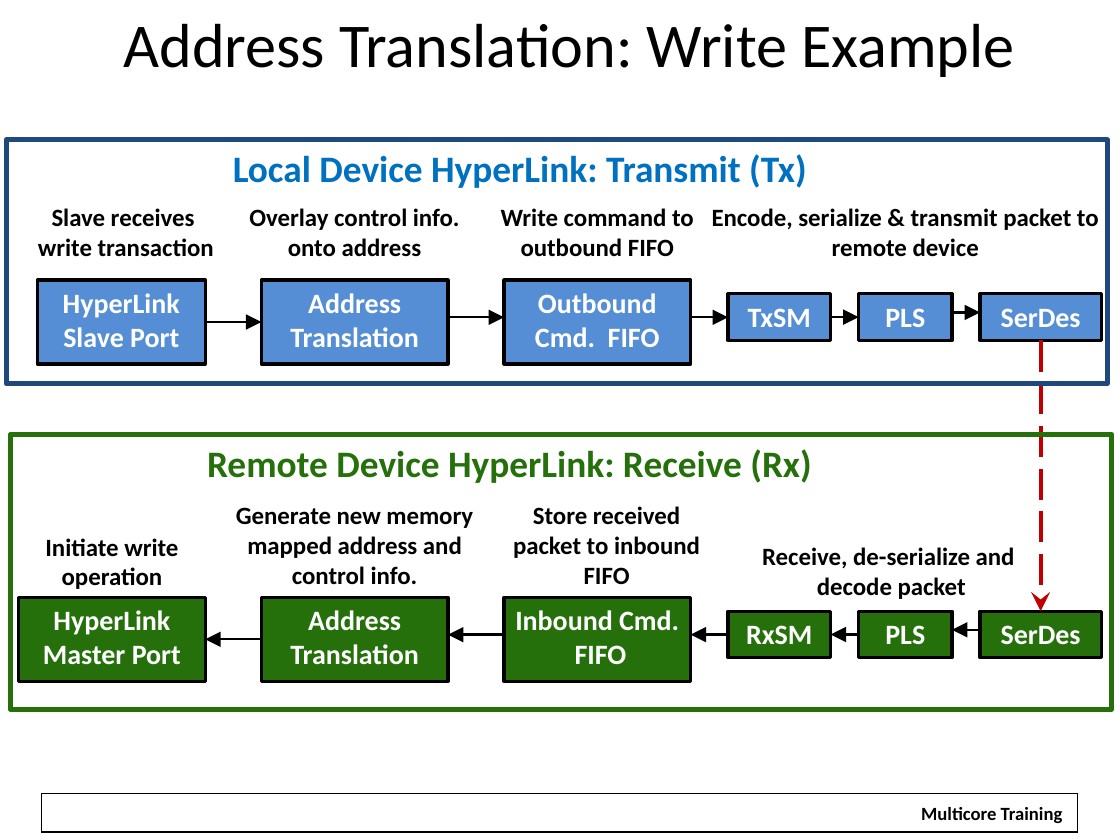
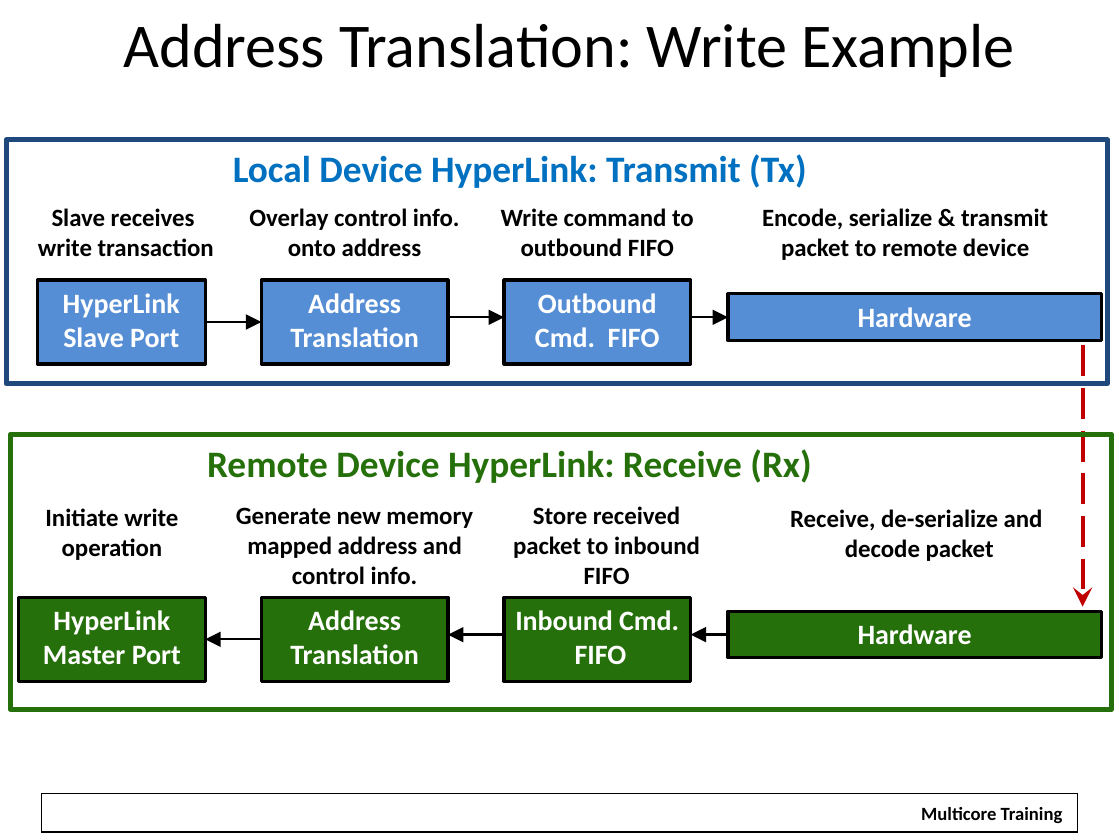
Before and after one commit to hari1989/keystone-workshop, a slide deck: slide 14 of slides/Intro to Hyperlink.pptx (slide 15 before the commit). Drawn at 1120x840 pixels with LibreOffice and Linux fonts; fonts in the diff are those of the drawing; background and template pictures are left out. Boxes give left, top, right and bottom in pixels: in the first picture for what was removed or moved away, otherwise in the second. Text is boxed around its words. In the diff, an @@ line names an element or a change of style, - is before the commit and + after.

```diff
--- a/slides/Intro to Hyperlink.pptx
+++ b/slides/Intro to Hyperlink.pptx
@@ text "Encode, serialize & transmit packet ..." rewrapped from bbox=[712, 208, 1099, 257] to bbox=[762, 208, 1048, 260] @@
@@ rectangle "Hardware": place and size @@
-rectangle "Hardware" at bbox=[980, 293, 1101, 340]
+rectangle "Hardware" at bbox=[728, 293, 1101, 340]
@@ rectangle removed at bbox=[728, 293, 831, 340] @@
-TxSM
@@ rectangle removed at bbox=[859, 293, 952, 340] @@
-PLS
@@ arrow removed from (831, 317) to (859, 317) @@
@@ text in rectangle at bbox=[858, 307, 972, 327]: text changed @@
-SerDes
+Hardware
@@ arrow removed from (952, 312) to (980, 312) @@
@@ arrow moved from (1040, 340) - (1040, 612) to (1083, 345) - (1083, 607) @@
@@ text "Initiate write operation": place and size @@
-text "Initiate write operation" at bbox=[45, 538, 178, 589]
+text "Initiate write operation" at bbox=[45, 508, 178, 560]
@@ text "Receive, de-serialize and decode packet": place and size @@
-text "Receive, de-serialize and decode packet" at bbox=[762, 547, 1015, 599]
+text "Receive, de-serialize and decode packet" at bbox=[790, 509, 1043, 561]
@@ rectangle "Hardware": place and size @@
-rectangle "Hardware" at bbox=[980, 612, 1101, 659]
+rectangle "Hardware" at bbox=[728, 612, 1101, 659]
@@ rectangle removed at bbox=[728, 612, 831, 659] @@
-RxSM
@@ text in rectangle at bbox=[858, 624, 972, 645]: text changed @@
-SerDes
+Hardware
@@ rectangle removed at bbox=[859, 612, 952, 659] @@
-PLS
@@ arrow removed from (980, 629) to (952, 629) @@
@@ arrow removed from (859, 635) to (831, 635) @@
```
Also in this commit, not shown: 18 other slides changed, 1 slide removed.
